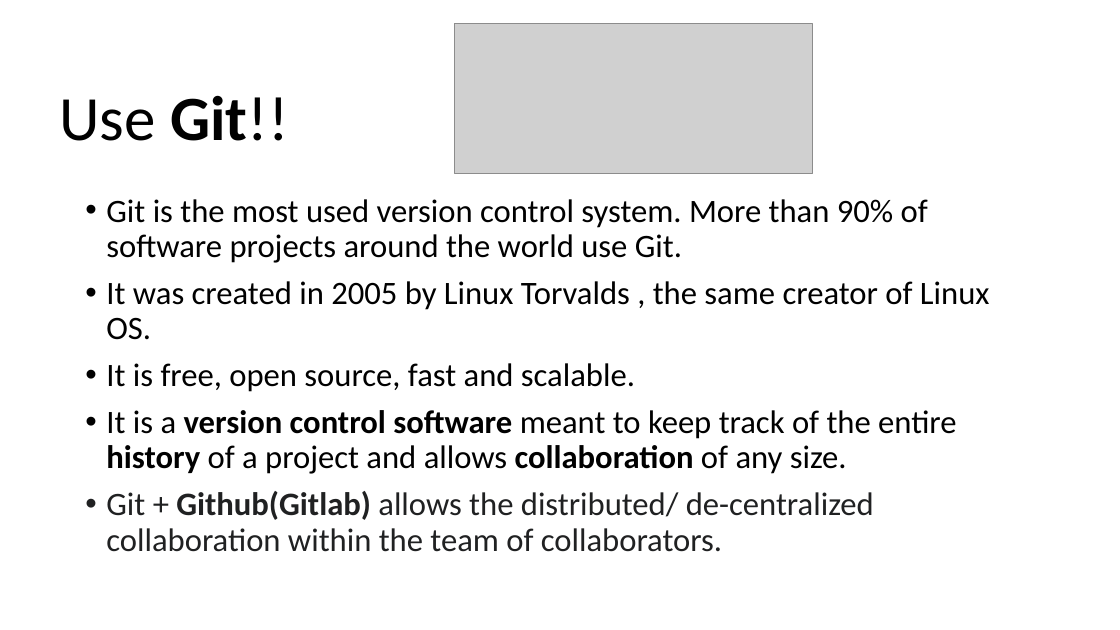
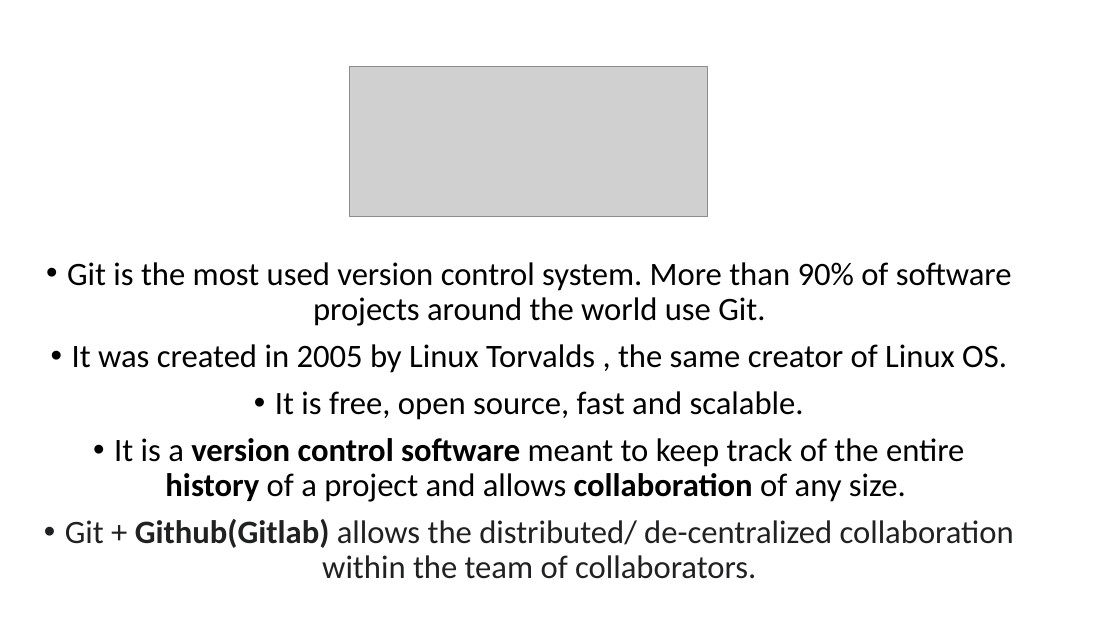
Before and after one commit to leilaicruz/Git4TUmembers_lesson, a slide deck: slide 8 of Git-intro-lesson(day 1).pptx. Drawn at 1120x630 pixels with LibreOffice and Linux fonts; fonts in the diff are those of the drawing; grey boxes stand for pictures. Boxes give left, top, right and bottom in pixels: in the first picture for what was removed or moved away, otherwise in the second. Text is boxed around its words. In the diff, an @@ line names an element or a change of style, - is before the commit and + after.

```diff
--- a/Git-intro-lesson(day 1).pptx
+++ b/Git-intro-lesson(day 1).pptx
@@ picture: place and size @@
-picture at [455,24,813,173]
+picture at [350,67,708,217]
@@ title removed at [59,95,288,141] @@
-Use Git!!
@@ text "Git is the most used ...": place and size @@
-text "Git is the most used ..." at [106,199,990,552]
+text "Git is the most used ..." at [65,262,1014,579]
@@ text "Git is the most used ..." at [65,262,1014,579]: alignment left to centre @@
```
Also in this commit, not shown: 5 other slides changed, 5 slides added, 3 slides removed, 5 other files.
